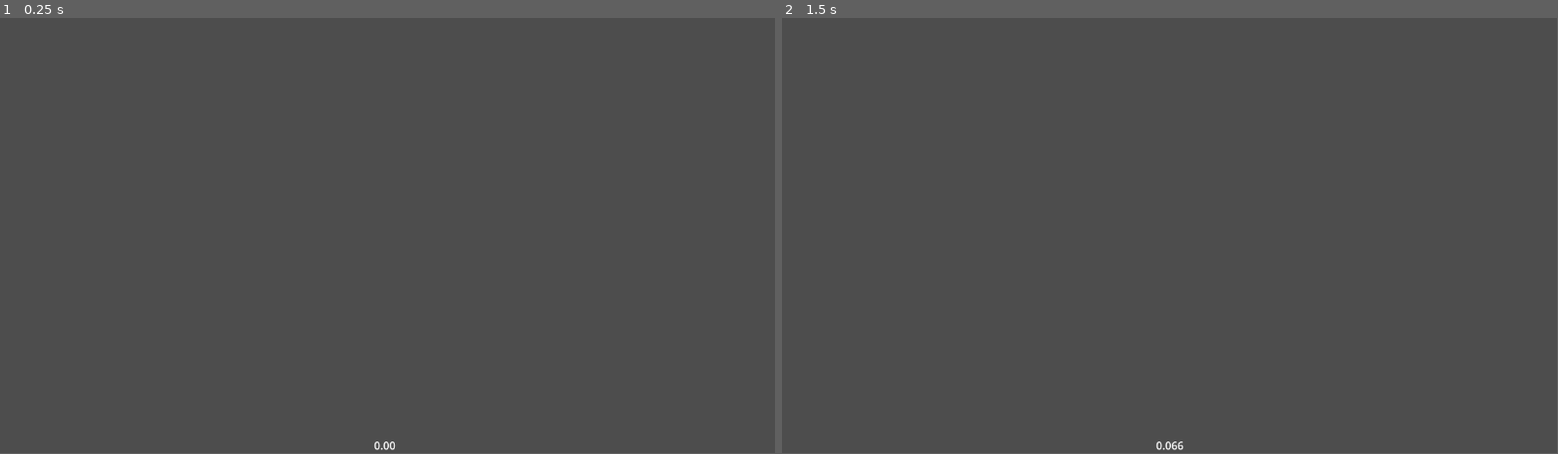
Above: before the commit, frames 1-2 (left to right).
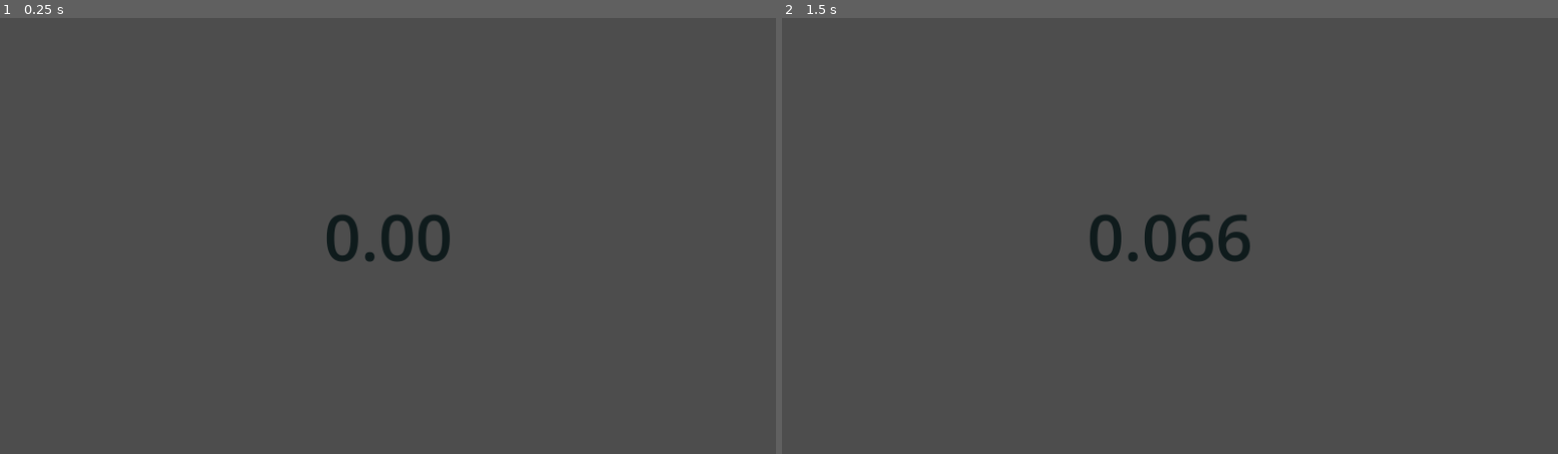
Above: after the commit, the same moments.

Repository: uyha/cube-timer
Game: Godot game, scene res://control.tscn
Two runs of this game, one before a commit and one after it. Both use one fixed random seed, a clock stepped at 60 frames per second and the inputs below.
Inputs:
- Up to frame 1 (0.25 s): no input
- Up to frame 2 (1.5 s): tap Enter at 0.5 s; hold Space (toggle_timer) 0.53-1.28 s; tap Space (toggle_timer) at 1.35 s
In our replay, the window is 799x449 before the commit and 800x450 after it. These sizes can differ from the game's own. Grey fills any space a smaller window leaves; there, only what the larger window draws over its background counts as a difference.

The runs differ from the first frame. In frame 1, 0.7% of the frame differs, in the area x 42-58%, y 45-100%; in frame 2, 1.0%, in the area x 39-61%, y 45-100%.

Commit message:
put timer in the center and make the text bigger

Diff:
--- a/control.tscn
+++ b/control.tscn
@@ -9,18 +9,23 @@
 anchor_bottom = 1.0
 grow_horizontal = 2
 grow_vertical = 2
+size_flags_horizontal = 3
+size_flags_vertical = 3
 
 [node name="Timer" type="Label" parent="."]
 layout_mode = 1
-anchors_preset = 7
+anchors_preset = 8
 anchor_left = 0.5
-anchor_top = 1.0
+anchor_top = 0.5
 anchor_right = 0.5
-anchor_bottom = 1.0
-offset_left = -20.0
-offset_top = -23.0
-offset_right = 20.0
+anchor_bottom = 0.5
+offset_left = -16.0
+offset_top = -11.5
+offset_right = 16.0
+offset_bottom = 11.5
 grow_horizontal = 2
-grow_vertical = 0
+grow_vertical = 2
+theme_override_colors/font_color = Color(0.0595224, 0.105599, 0.110968, 1)
+theme_override_font_sizes/font_size = 96
 text = "0.00"
 script = ExtResource("2_go03j")
--- a/project.godot
+++ b/project.godot
@@ -23,6 +23,11 @@
 
 gdscript/warnings/untyped_declaration=2
 
+[display]
+
+window/stretch/mode="canvas_items"
+window/stretch/aspect="expand"
+
 [input]
 
 toggle_timer={
